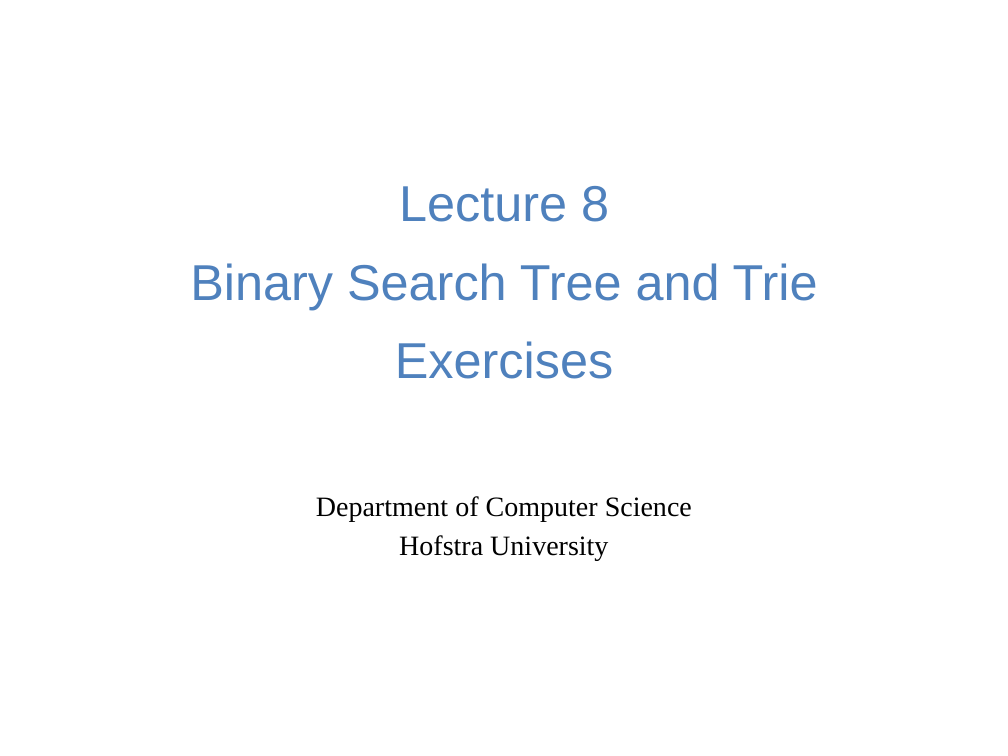
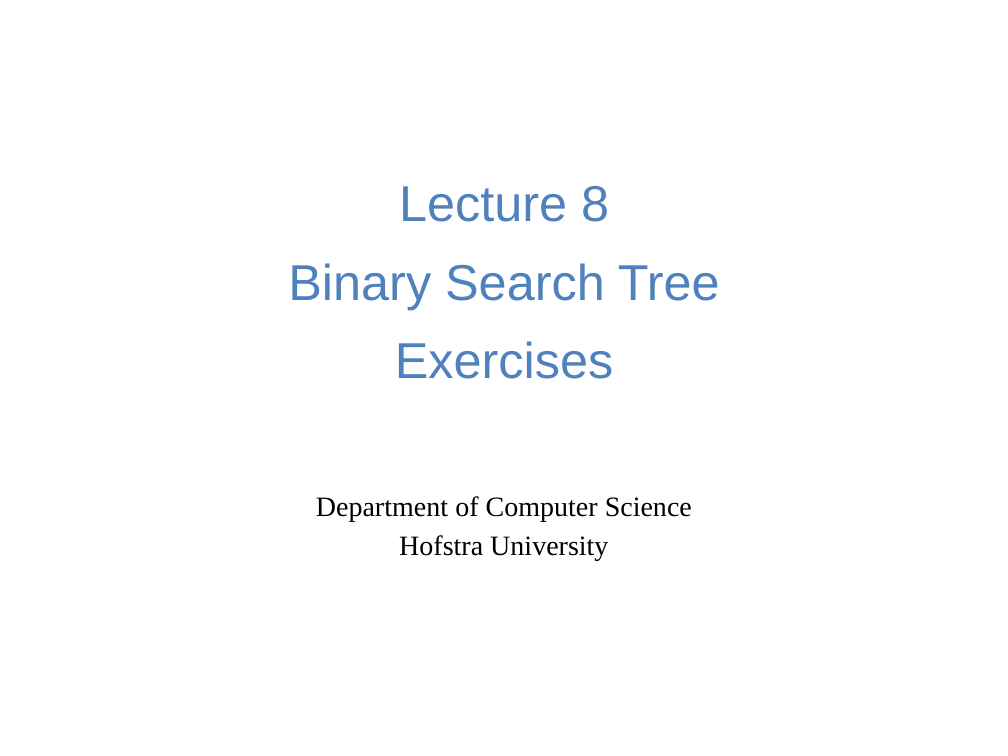
Before and after one commit to guhofstra/CSC111Fa25, a slide deck: slide 1 of PPTs/Lecture 8-binary search tree exercises.pptx. Drawn at 1008x756 pixels with LibreOffice and Linux fonts; fonts in the diff are those of the drawing. Boxes give left, top, right and bottom in pixels: in the first picture for what was removed or moved away, otherwise in the second. Text is boxed around its words. In the diff, an @@ line names an element or a change of style, - is before the commit and + after.

```diff
--- a/PPTs/Lecture 8-binary search tree exercises.pptx
+++ b/PPTs/Lecture 8-binary search tree exercises.pptx
@@ title at [288,186,720,379]: text changed @@
-Lecture 8
-Binary Search Tree and Trie Exercises
+Lecture 8
+Binary Search Tree
+Exercises
```
Also in this commit, not shown: 5 other files.
